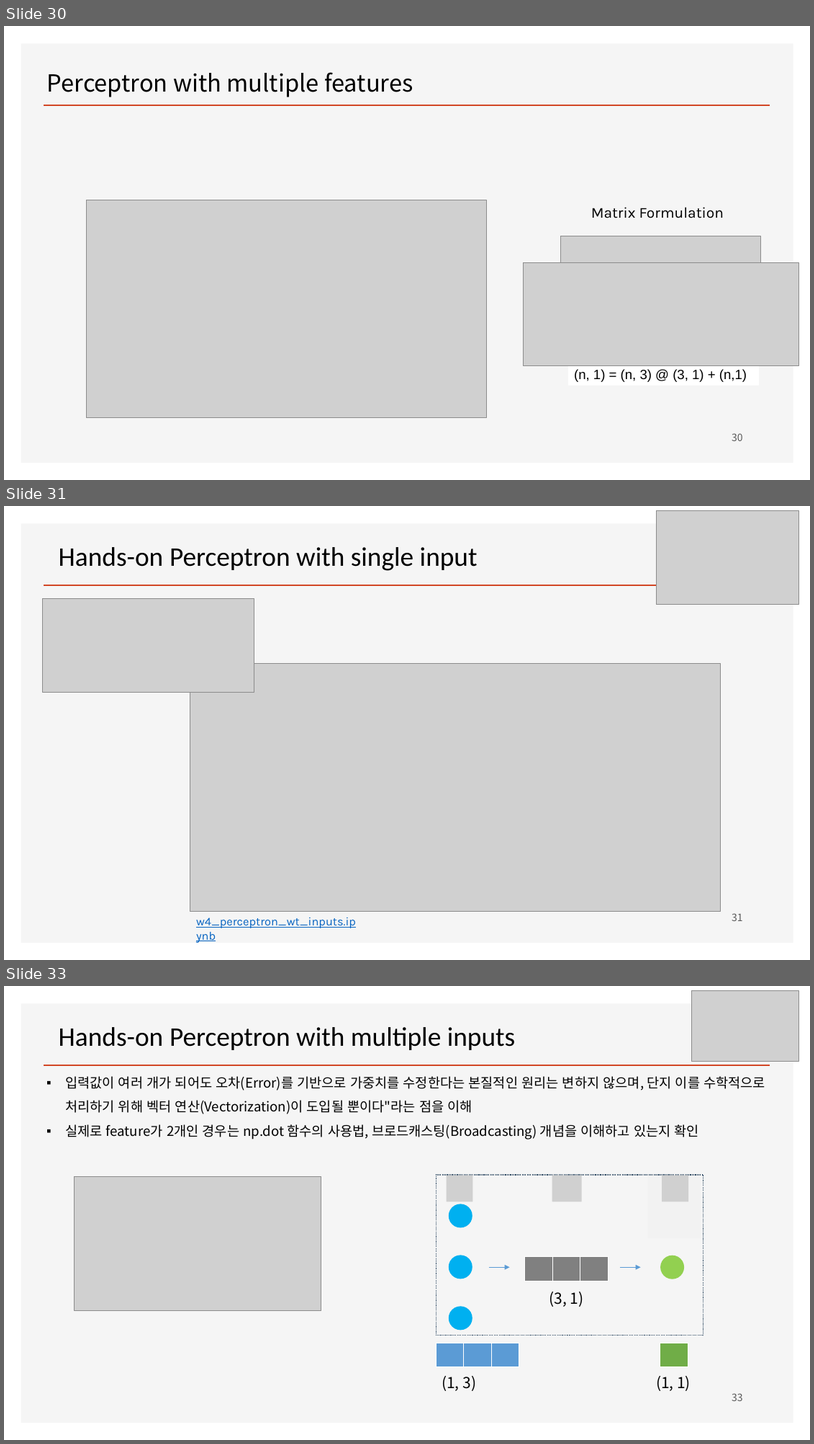
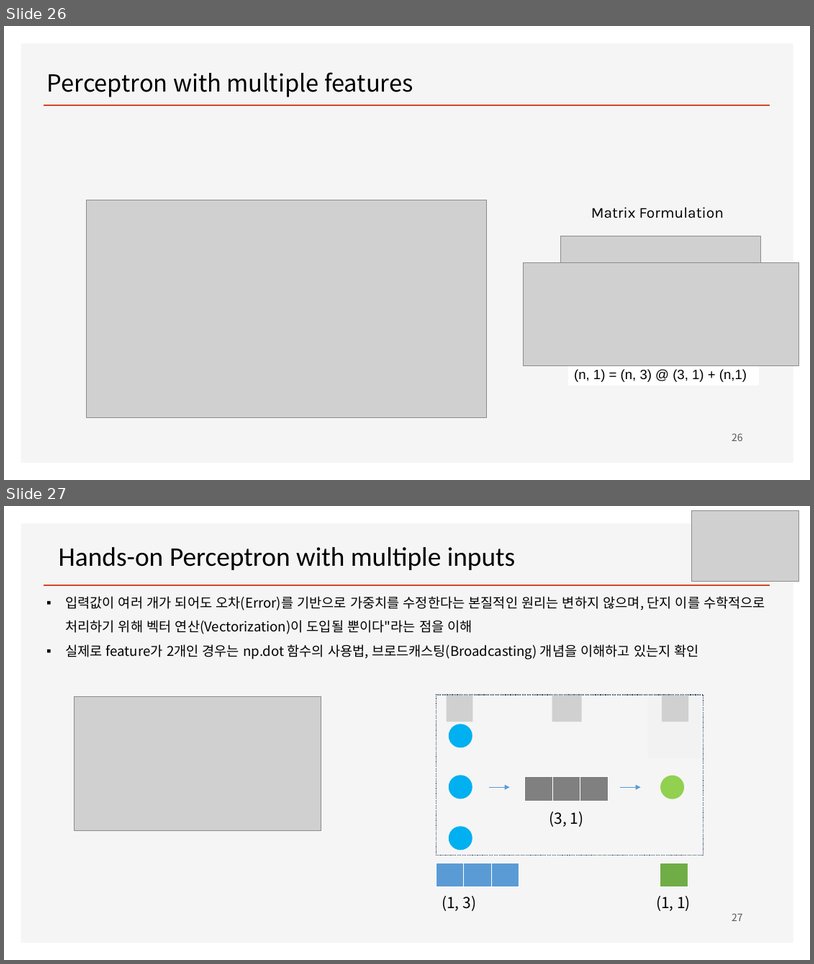
Before and after one commit to ancestor9/mathematics-for-machine-learning, a slide deck: Linear_Algebra/w4_Perceptron_Regression.pptx. Shown one above the other, each under a label of ours: slides 30, 31 and 33 before the commit, slides 26 and 27 after it; the slides between them are not shown. The pictures are 814x1444 and 814x964 pixels, drawn with LibreOffice and Linux fonts; fonts in the diff are those of the drawing; grey boxes stand for pictures; background and template pictures are left out. Boxes give left, top, right and bottom in pixels: in the first picture for what was removed or moved away, otherwise in the second. Text is boxed around its words. In the diff, an @@ line names an element or a change of style, - is before the commit and + after.

```diff
--- a/Linear_Algebra/w4_Perceptron_Regression.pptx
+++ b/Linear_Algebra/w4_Perceptron_Regression.pptx
@@ slide 31 removed at bbox=[4, 506, 810, 960], background #FFFFFF; not listed: 2 template elements that a slide beside it also shows @@
@@ picture removed at bbox=[657, 510, 799, 605] @@
@@ text removed at bbox=[59, 547, 478, 571] @@
-Hands-on Perceptron with single input
@@ picture removed at bbox=[43, 599, 255, 692] @@
@@ picture removed at bbox=[190, 663, 721, 911] @@
@@ page number removed at bbox=[732, 913, 743, 921] @@
-31
@@ text removed at bbox=[196, 917, 356, 928] @@
-w4_perceptron_wt_inputs.ipynb
@@ what was slide 30 is now slide 26 @@
@@ page number at bbox=[732, 433, 743, 441]: text changed @@
-30
+26
@@ what was slide 33 is now slide 27 @@
@@ page number at bbox=[732, 913, 743, 921]: text changed @@
-33
+27
```
Also in this commit, not shown: 5 slides changed, 3 slides added, 2 other slides removed.
